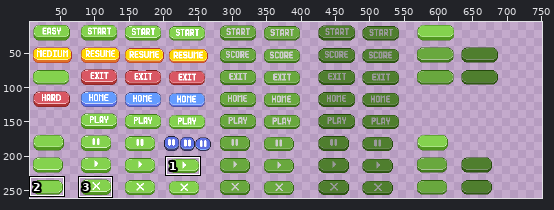
File history of a pixel-art file, assets/button ver 2.aseprite. Above: a wide view before the commit, with the close-up outlined.
Close-up. First the earlier version:
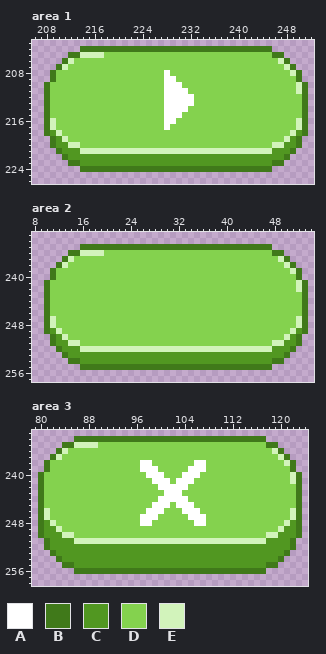
785x271 pixels, 1 frame. Colours within 5 levels of each other are drawn and written as one. Shown: area 1: x 206..252, y 203..226; area 2: x 8..54, y 233..257; area 3: x 79..124, y 233..258. The wide view leaves out empty margins. The commit also changed other parts of the picture, which this record leaves out.
Palette (. is transparent): A #ffffff  B #40791a  C #519721  D #84d24e  E #d2f3bb
New version:
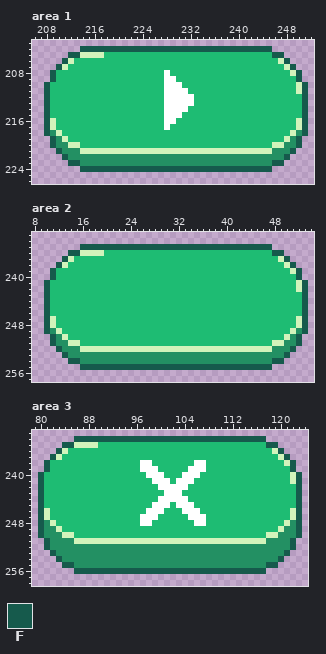
Colours new in this view: F #165a4c
The edit:
Colour C changes from #519721 to #239063.
Colour D changes from #84d24e to #1ebc73.
Area 1:
The author changed colour B to colour F in row 204 at x 214 to 245; in row 205 at x 212 to 213 and 246 to 247; in row 206 at x 211 and 248; in row 207 at x 210 and 249; in rows 208 to 209 at x 209 and 250; in rows 210 to 218 at x 208 and 251.
The author changed colour B to colour F in rows 219 to 220 at x 209 and 250; in row 221 at x 210 and 249; in row 222 at x 211 and 248; in row 223 at x 212 to 213 and 246 to 247; in row 224 at x 214 to 245.
Area 2:
The author changed colour B to colour F in row 235 at x 16 to 47; in row 236 at x 14 to 15 and 48 to 49; in row 237 at x 13 and 50; in row 238 at x 12 and 51; in rows 239 to 240 at x 11 and 52; in rows 241 to 249 at x 10 and 53.
The author changed colour B to colour F in rows 250 to 251 at x 11 and 52; in row 252 at x 12 and 51; in row 253 at x 13 and 50; in row 254 at x 14 to 15 and 48 to 49; in row 255 at x 16 to 47.
Area 3:
The author changed colour B to colour F in row 234 at x 86 to 117; in row 235 at x 84 to 85 and 118 to 119; in row 236 at x 83 and 120; in row 237 at x 82 and 121; in rows 238 to 239 at x 81 and 122; in rows 240 to 250 at x 80 and 123.
The author changed colour B to colour F in rows 251 to 252 at x 81 and 122; in row 253 at x 82 and 121; in row 254 at x 83 and 120; in row 255 at x 84 to 85 and 118 to 119; in row 256 at x 86 to 117.
